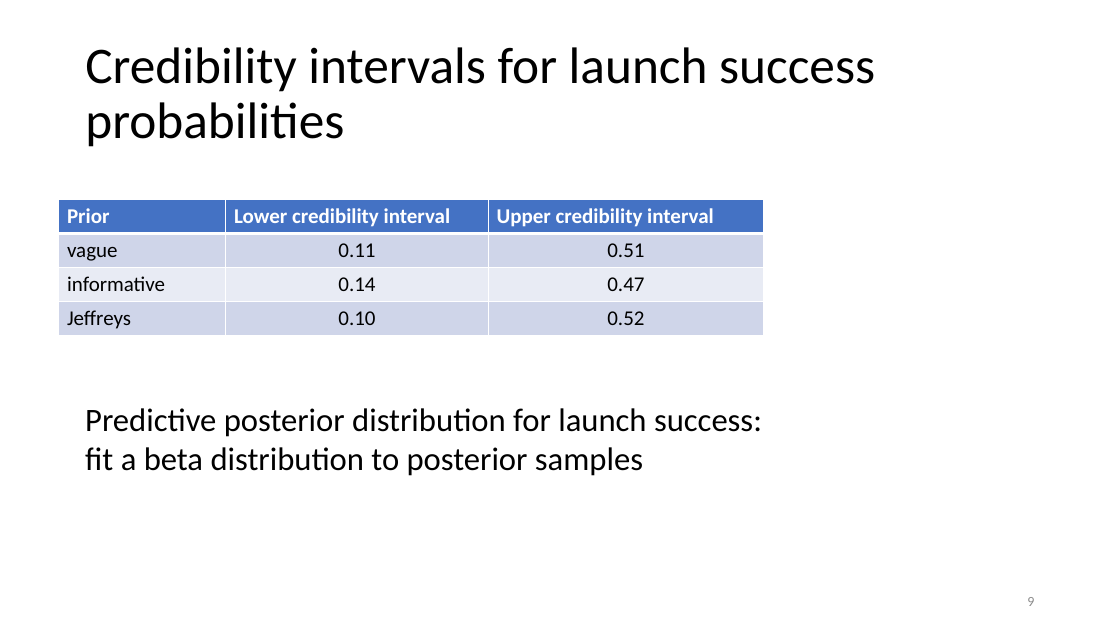
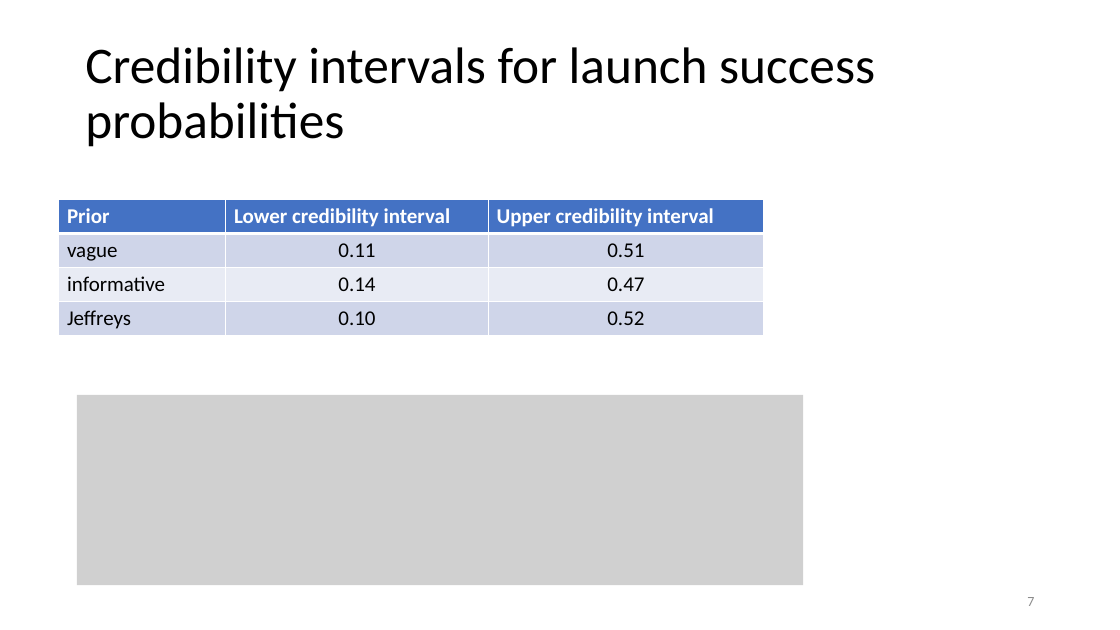
Before and after one commit to jamesbrownlow/BayesTutorialRjags, a slide deck: slide 7 of HamadaEx1.pptx (slide 9 before the commit). Drawn at 1120x630 pixels with LibreOffice and Linux fonts; fonts in the diff are those of the drawing; grey boxes stand for pictures. Boxes give left, top, right and bottom in pixels: in the first picture for what was removed or moved away, otherwise in the second. Text is boxed around its words. In the diff, an @@ line names an element or a change of style, - is before the commit and + after.

```diff
--- a/HamadaEx1.pptx
+++ b/HamadaEx1.pptx
@@ picture added at (x1=77, y1=395, x2=804, y2=585) @@
@@ text removed at (x1=85, y1=408, x2=762, y2=476) @@
-Predictive posterior distribution for launch success: fit a beta distribution to posterior samples
@@ page number at (x1=1027, y1=597, x2=1034, y2=606): text changed @@
-9
+7
```
Also in this commit, not shown: 12 other slides changed, 8 slides added, 4 slides removed, 1 other file.
